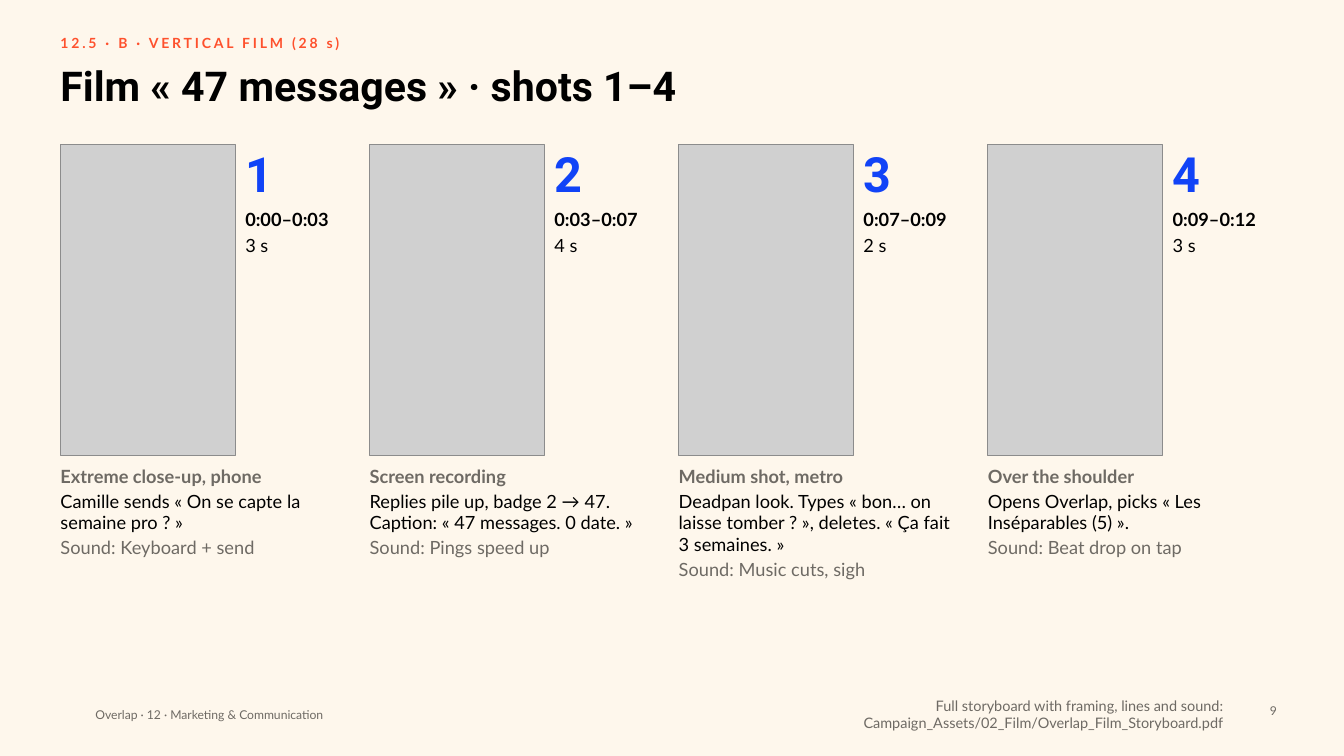
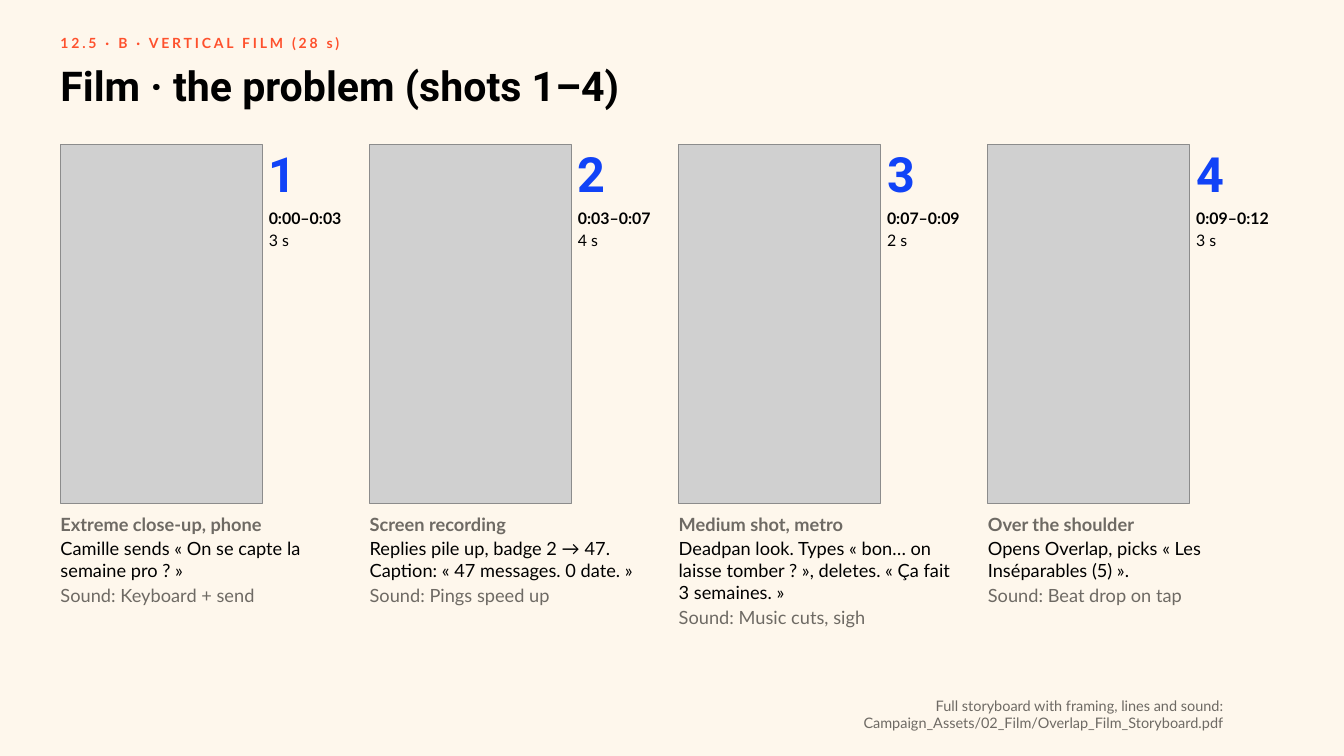
Before and after one commit to clemsnz/Unesco, a slide deck: slide 9 of Overlap_Campagne/Overlap_Marketing_Communication.pptx. Drawn at 1344x756 pixels with LibreOffice and Linux fonts; fonts in the diff are those of the drawing; grey boxes stand for pictures; background and template pictures are left out. Boxes give left, top, right and bottom in pixels: in the first picture for what was removed or moved away, otherwise in the second. Text is boxed around its words. In the diff, an @@ line names an element or a change of style, - is before the commit and + after.

```diff
--- a/Overlap_Campagne/Overlap_Marketing_Communication.pptx
+++ b/Overlap_Campagne/Overlap_Marketing_Communication.pptx
@@ title at [60, 68, 620, 110]: text changed @@
-Film « 47 messages » · shots 1–4
+Film · the problem (shots 1–4)
@@ picture: place and size @@
-picture at [60, 144, 235, 455]
+picture at [60, 144, 262, 503]
@@ text "1": place and size @@
-text "1" at [245, 157, 273, 192]
+text "1" at [269, 157, 297, 192]
@@ picture: place and size @@
-picture at [370, 144, 544, 455]
+picture at [370, 144, 571, 503]
@@ text "2": place and size @@
-text "2" at [554, 157, 582, 192]
+text "2" at [578, 157, 606, 192]
@@ picture: place and size @@
-picture at [679, 144, 853, 455]
+picture at [679, 144, 880, 503]
@@ text "3": place and size @@
-text "3" at [863, 157, 891, 193]
+text "3" at [887, 157, 915, 193]
@@ picture: place and size @@
-picture at [988, 144, 1163, 455]
+picture at [988, 144, 1189, 503]
@@ text "4": place and size @@
-text "4" at [1173, 157, 1201, 192]
+text "4" at [1196, 157, 1224, 192]
@@ text "0:00–0:03": place and size @@
-text "0:00–0:03" at [245, 212, 328, 252]
+text "0:00–0:03" at [269, 212, 342, 246]
@@ text "0:03–0:07": place and size @@
-text "0:03–0:07" at [554, 212, 637, 252]
+text "0:03–0:07" at [578, 212, 651, 246]
@@ text "0:07–0:09": place and size @@
-text "0:07–0:09" at [863, 212, 946, 252]
+text "0:07–0:09" at [887, 212, 960, 246]
@@ size 19.5 to 17 pt in 4 elements at [269, 212, 342, 246], [578, 212, 651, 246], [887, 212, 960, 246], [1196, 212, 1269, 246] @@
@@ text "0:09–0:12": place and size @@
-text "0:09–0:12" at [1173, 212, 1256, 252]
+text "0:09–0:12" at [1196, 212, 1269, 246]
@@ text "Extreme close-up, phone": place and size @@
-text "Extreme close-up, phone" at [60, 469, 300, 557]
+text "Extreme close-up, phone" at [60, 517, 300, 605]
@@ text "Screen recording": place and size @@
-text "Screen recording" at [370, 469, 621, 557]
+text "Screen recording" at [370, 517, 621, 605]
@@ text "Medium shot, metro": place and size @@
-text "Medium shot, metro" at [679, 469, 950, 579]
+text "Medium shot, metro" at [679, 517, 950, 627]
@@ text "Over the shoulder": place and size @@
-text "Over the shoulder" at [988, 469, 1201, 557]
+text "Over the shoulder" at [988, 517, 1201, 605]
@@ text removed at [95, 710, 323, 721] @@
-Overlap · 12 · Marketing & Communication
@@ page number removed at [1270, 706, 1277, 715] @@
-9
```
Also in this commit, not shown: 21 other slides changed, 12 other files.
